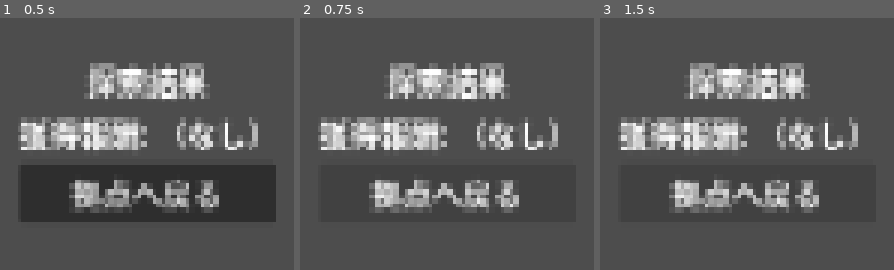
Above: before the commit, frames 1-3 (left to right).
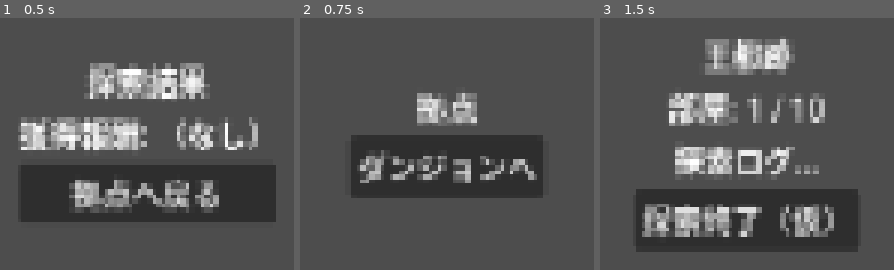
Above: after the commit, the same moments.

Repository: JeflyMarte/crownfall
Game: Godot game, scene res://scenes/result/ResultScene.tscn
The game is run twice, just before and just after one commit, with the same random seed, the same clock (stepped at 60 frames per second) and the same inputs. The project has no main scene, so this scene is started directly.
Inputs (mouse positions are in pixels of both pictures, inside the frame that each line leads up to):
- Up to frame 1 (0.5 s): no input
- Up to frame 2 (0.75 s): click "拠点へ戻る" at 0.5 s
- Up to frame 3 (1.5 s): click (747, 166) at 1.25 s, where only the run after the commit has a clickable "ダンジョンへ"

Frame 1 is identical in both runs. In frame 2, 23% of the frame differs, in the area x 6-88%, y 17-78%; in frame 3, 35%, in the area x 6-88%, y 8-93%.

Commit message:
feat: wire scene transitions via SceneRouter (Phase 1 / Task007)
- BootScene.tscn / BootScene.gd: 起動後即BaseSceneへ遷移
- project.godot: main_scene を BootScene に設定
- BaseScene.gd: 「ダンジョンへ」ボタンでDungeonSceneへ遷移
- DungeonScene.tscn: 「探索終了（仮）」ボタンを追加
- DungeonScene.gd: 仮ボタンでResultSceneへ遷移
- ResultScene.gd: 「拠点へ戻る」ボタンでBaseSceneへ遷移
- 全遷移はSceneRouter.change_scene()経由

Co-Authored-By: Claude Sonnet 4.6 <noreply@anthropic.com>

Diff:
--- a/project.godot
+++ b/project.godot
@@ -14,6 +14,7 @@
 config/description="2D見下ろし型自動探索ハクスラRPG"
 config/version="0.1.0"
 config/features=PackedStringArray("4.6", "Mobile")
+config/run/main_scene="res://scenes/boot/BootScene.tscn"
 
 [display]
 
--- /dev/null
+++ b/scenes/boot/BootScene.tscn
@@ -0,0 +1,6 @@
+[gd_scene load_steps=2 format=3]
+
+[ext_resource type="Script" path="res://scripts/boot/BootScene.gd" id="1"]
+
+[node name="BootScene" type="Node"]
+script = ExtResource("1")
--- a/scenes/dungeon/DungeonScene.tscn
+++ b/scenes/dungeon/DungeonScene.tscn
@@ -31,3 +31,7 @@
 layout_mode = 2
 text = "探索ログ..."
 horizontal_alignment = 1
+
+[node name="ButtonFinish" type="Button" parent="VBoxContainer"]
+layout_mode = 2
+text = "探索終了（仮）"
--- a/scripts/base/BaseScene.gd
+++ b/scripts/base/BaseScene.gd
@@ -4,4 +4,4 @@
 	$VBoxContainer/ButtonDungeon.pressed.connect(_on_dungeon_button_pressed)
 
 func _on_dungeon_button_pressed() -> void:
-	print("[BaseScene] ダンジョンへボタン押下")
+	SceneRouter.change_scene("res://scenes/dungeon/DungeonScene.tscn")
--- /dev/null
+++ b/scripts/boot/BootScene.gd
@@ -0,0 +1,4 @@
+extends Node
+
+func _ready() -> void:
+	SceneRouter.change_scene("res://scenes/base/BaseScene.tscn")
--- a/scripts/dungeon/DungeonScene.gd
+++ b/scripts/dungeon/DungeonScene.gd
@@ -1 +1,7 @@
 extends Control
+
+func _ready() -> void:
+	$VBoxContainer/ButtonFinish.pressed.connect(_on_finish_button_pressed)
+
+func _on_finish_button_pressed() -> void:
+	SceneRouter.change_scene("res://scenes/result/ResultScene.tscn")
--- a/scripts/result/ResultScene.gd
+++ b/scripts/result/ResultScene.gd
@@ -4,4 +4,4 @@
 	$VBoxContainer/ButtonBack.pressed.connect(_on_back_button_pressed)
 
 func _on_back_button_pressed() -> void:
-	print("[ResultScene] 拠点へ戻るボタン押下")
+	SceneRouter.change_scene("res://scenes/base/BaseScene.tscn")
Not shown, removed: scenes/boot/.gitkeep
